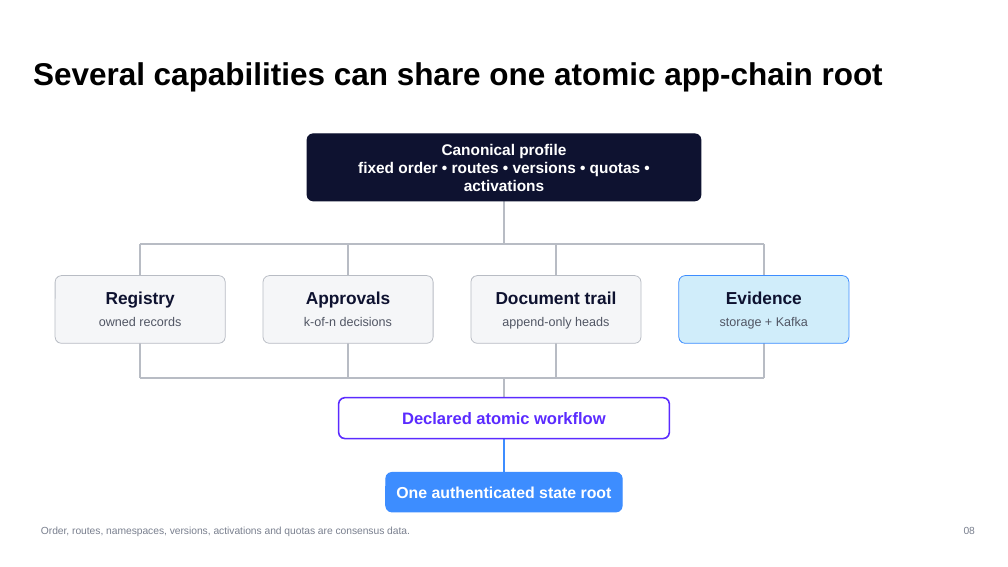
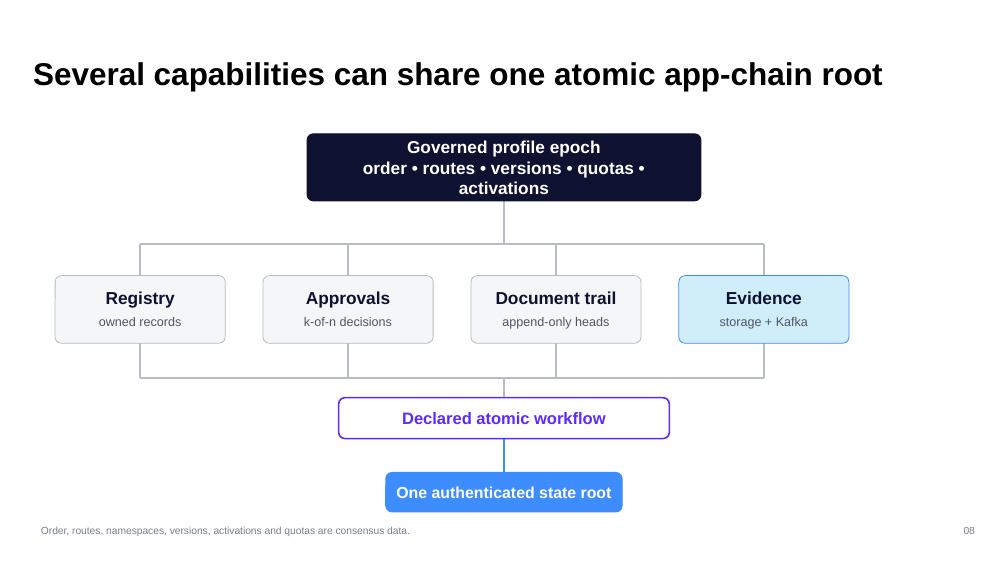
Before and after one commit to bloxbean/yano, a slide deck: slide 8 of docs/YANO_APP_CHAIN_OVERVIEW.pptx. Drawn at 1008x567 pixels with LibreOffice and Linux fonts; fonts in the diff are those of the drawing. Boxes give left, top, right and bottom in pixels: in the first picture for what was removed or moved away, otherwise in the second. Text is boxed around its words. In the diff, an @@ line names an element or a change of style, - is before the commit and + after.

```diff
--- a/docs/YANO_APP_CHAIN_OVERVIEW.pptx
+++ b/docs/YANO_APP_CHAIN_OVERVIEW.pptx
@@ text at (x1=363, y1=140, x2=634, y2=194): text changed; size 14.7 to 16.4 pt @@
-Canonical profile
-fixed order • routes • versions • quotas • activations
+Governed profile epoch
+order • routes • versions • quotas • activations
```
Also in this commit, not shown: 2 other slides changed, 23 other files.
